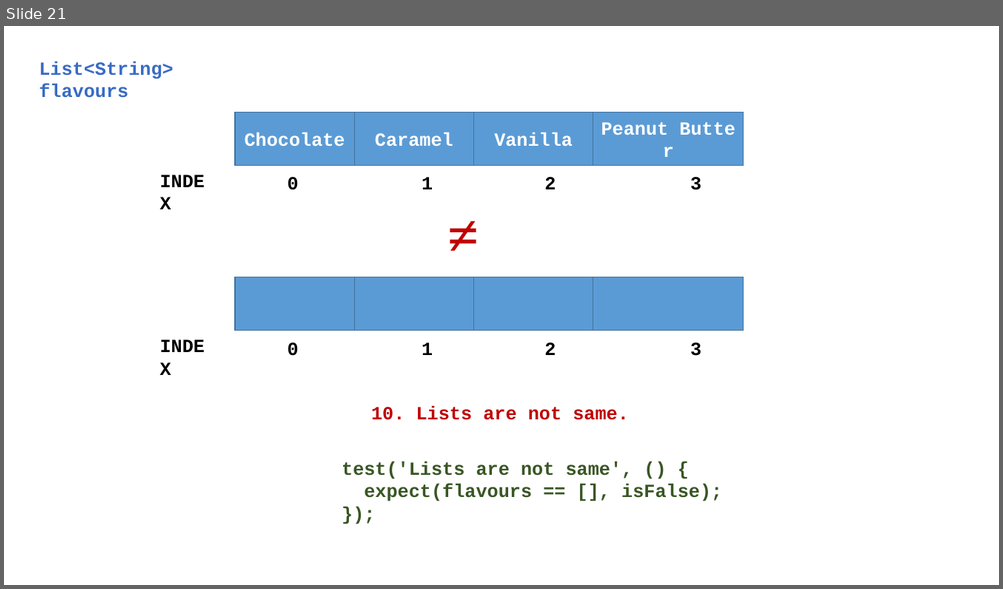
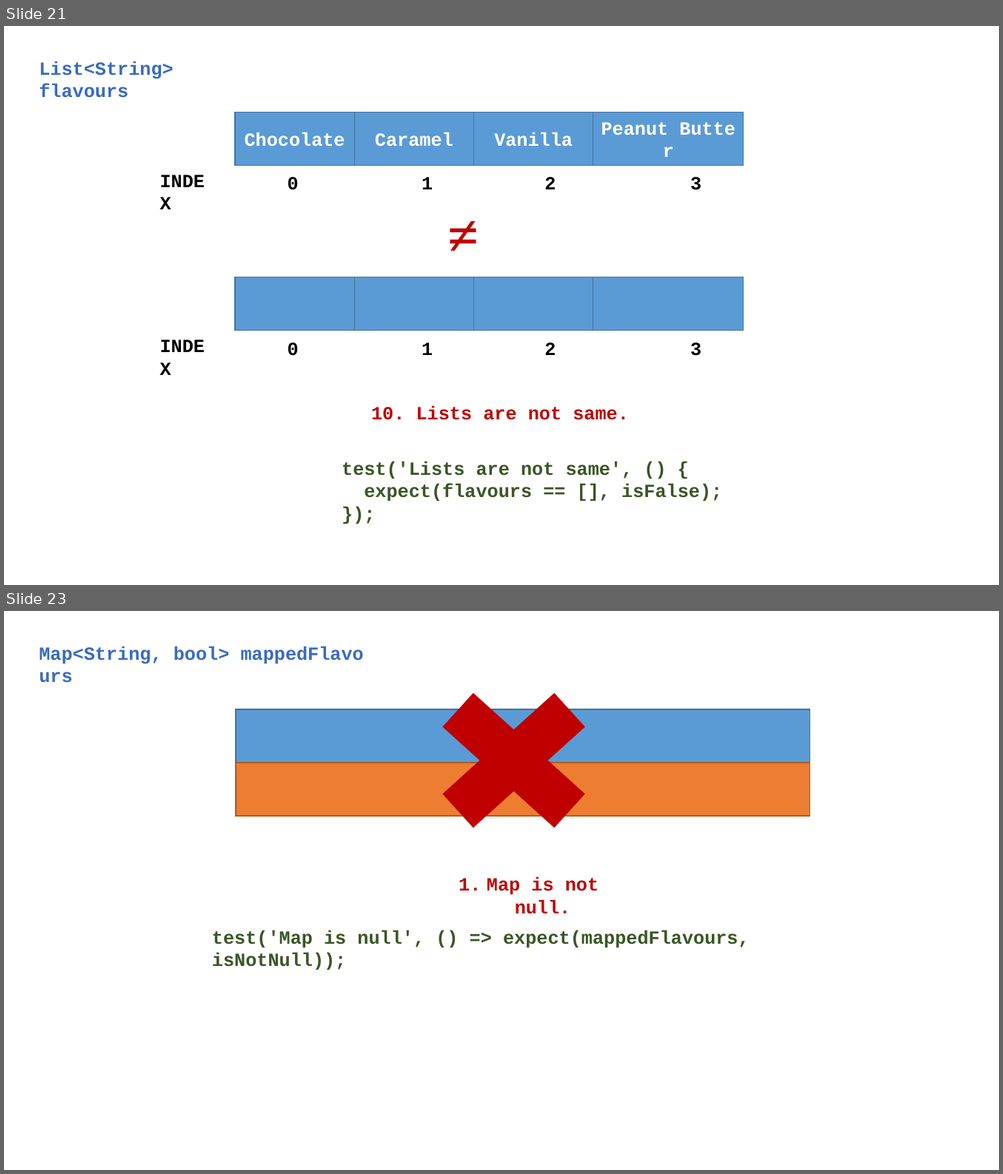
Before and after one commit to Zujaj/multiple_selection_dialogue_app, a slide deck: Multiple Selection Dialogue App.pptx. Shown one above the other, each under a label of ours: slide 21 before the commit, slides 21 and 23 after it; the slides between them are not shown. The pictures are 1003x589 and 1003x1174 pixels, drawn with LibreOffice and Linux fonts; fonts in the diff are those of the drawing. Boxes give left, top, right and bottom in pixels: in the first picture for what was removed or moved away, otherwise in the second. Text is boxed around its words. In the diff, an @@ line names an element or a change of style, - is before the commit and + after.

```diff
--- a/Multiple Selection Dialogue App.pptx
+++ b/Multiple Selection Dialogue App.pptx
@@ slide 23 added at [4,611,999,1170], background #FFFFFF @@
@@ text added at [39,646,230,664], 18 pt, text #386BC4, bold @@
+Map<String, bool> mappedFlavours
@@ cross added at [406,664,621,857], fill #C00000 @@
@@ rectangle added at [236,709,810,763], fill #5B9BD5, outline #43739E 1 pt @@
@@ rectangle added at [236,763,810,815], fill #ED7D31, outline #AF5C24 1 pt @@
@@ text added at [486,877,598,914], 18 pt, text #C00000, bold @@
+1. Map is not null.
@@ text added at [212,931,749,971], 18 pt, text #385723, bold @@
+test('Map is null', () => expect(mappedFlavours, isNotNull));
```
Also in this commit, not shown: 2 slides changed, 4 other slides added.
